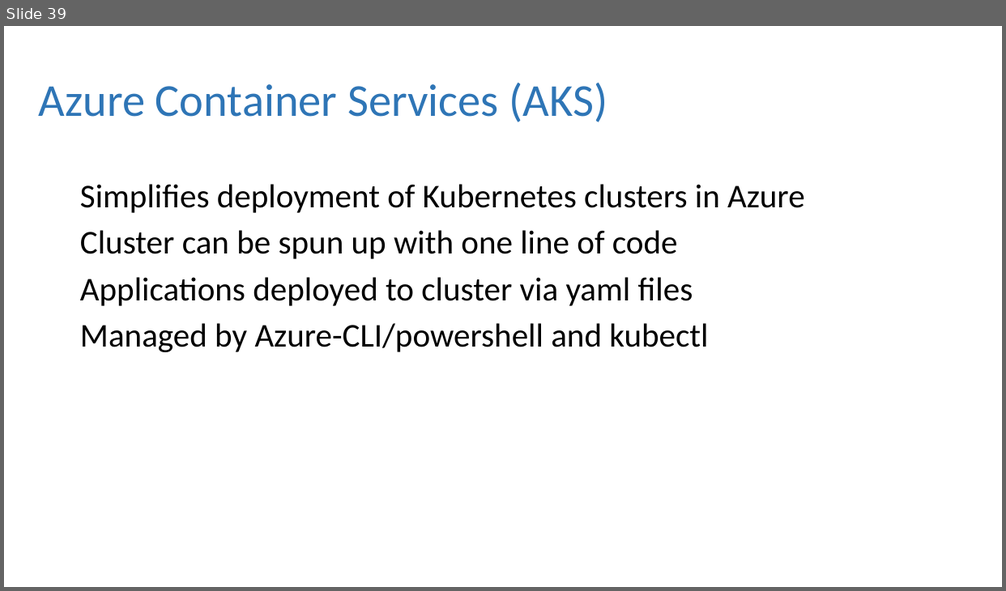
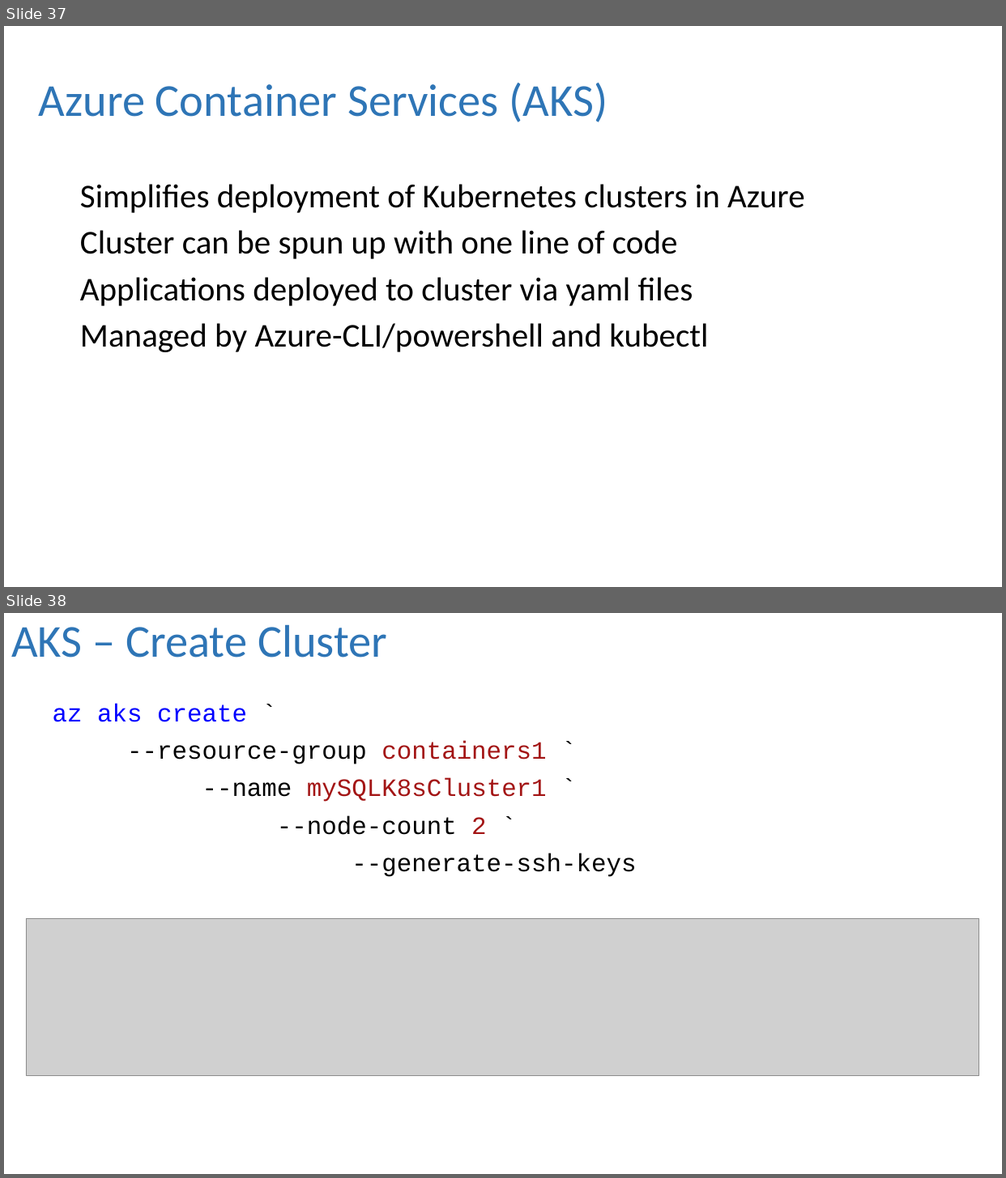
Before and after one commit to dbafromthecold/ContainersInTheCloud, a slide deck: ContainersInTheCloud.pptx. Shown one above the other, each under a label of ours: slide 39 before the commit, slides 37 and 38 after it. The pictures are 1006x591 and 1006x1178 pixels, drawn with LibreOffice and Linux fonts; fonts in the diff are those of the drawing; grey boxes stand for pictures; background and template pictures are left out. Boxes give left, top, right and bottom in pixels: in the first picture for what was removed or moved away, otherwise in the second. Text is boxed around its words. In the diff, an @@ line names an element or a change of style, - is before the commit and + after.

```diff
--- a/ContainersInTheCloud.pptx
+++ b/ContainersInTheCloud.pptx
@@ slide 38 added at <box>4,613,1002,1174</box>, background picture (left out) @@
@@ title added at <box>11,624,387,658</box>, 44 pt, text #2E75B6 @@
+AKS – Create Cluster
@@ text added at <box>53,704,636,877</box>, 24 pt, text #000000 @@
+az aks create `
+--resource-group containers1 `
+--name mySQLK8sCluster1 `
+--node-count 2 `
+--generate-ssh-keys
@@ picture added at <box>27,919,979,1076</box> @@
@@ what was slide 39 is now slide 37 @@
```
Also in this commit, not shown: 3 slides changed, 12 other slides added, 2 slides removed, 3 other files.
